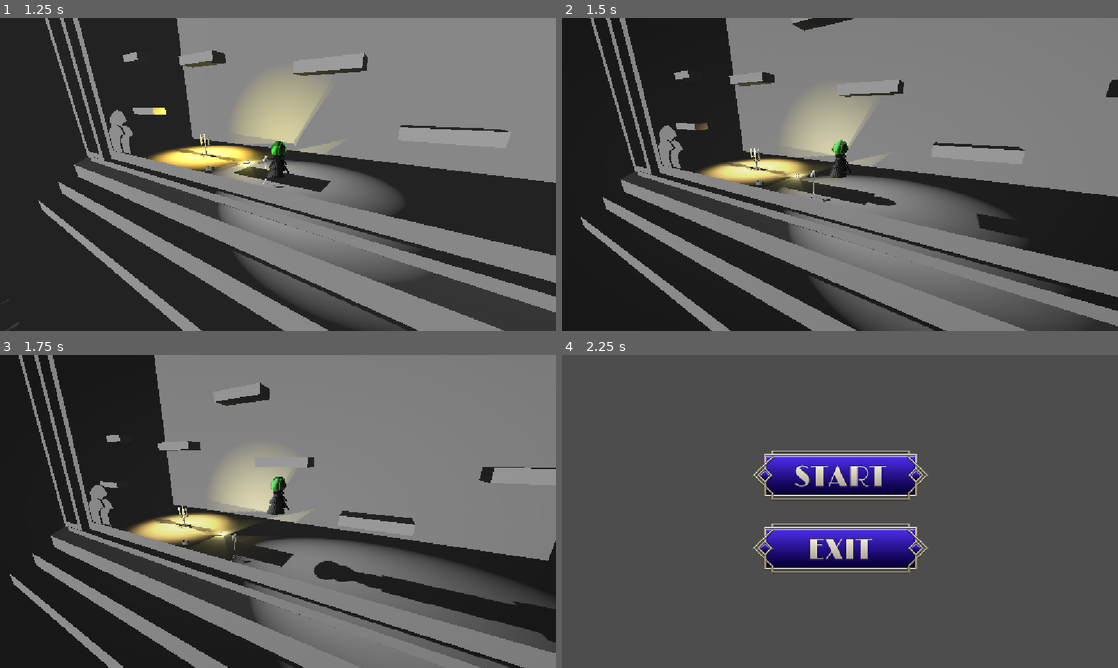
Above: before the commit, frames 1-4 (two rows, left to right).
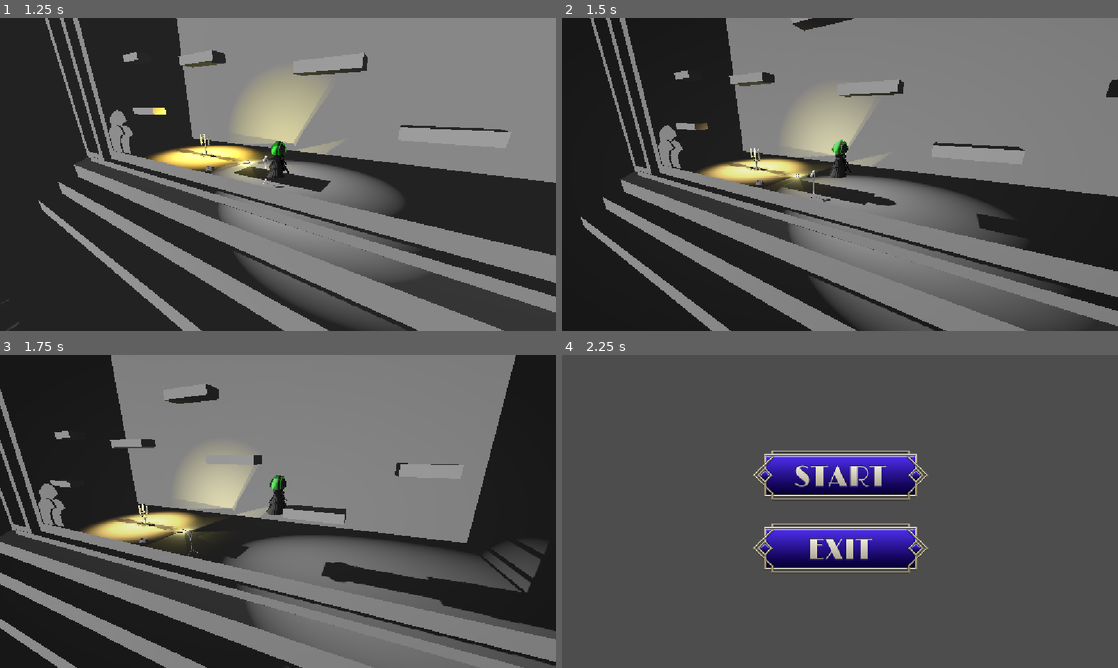
Above: after the commit, the same moments.

Repository: JoesRealAccount/ggj_2026
Game: Godot game, scene res://scenes/main_screen.tscn
Two runs of this game, one before a commit and one after it. Both use one fixed random seed, a clock stepped at 60 frames per second and the inputs below.
Inputs (mouse positions are in pixels of both pictures, inside the frame that each line leads up to):
- Up to frame 1 (1.25 s): click (278, 136) at 0.5 s
- Up to frame 2 (1.5 s): tap Enter (switch_mask) at 1.25 s; hold D (move_right) from 1.28 s (still down); tap W (jump) at 1.35 s
- Up to frame 3 (1.75 s): keep holding D (move_right); tap W (jump) at 1.52 s
- Up to frame 4 (2.25 s): tap W (jump) at 1.82 s; release D (move_right) at 2.03 s; hold Escape (back_to_menu) from 2.03 s (still down); tap Enter (switch_mask) at 2.1 s

Frames 1-2 are identical in both runs. In frame 3, 35% of the frame differs, in the area x 0-100%, y 0-100%; in frame 4, nothing differs.

Commit message:
player dash

Diff:
--- a/prefabs/player.gd
+++ b/prefabs/player.gd
@@ -10,8 +10,17 @@
 var jump_direction: JumpDirection = JumpDirection.NONE
 var jump_x_velocity: float = 0.0
 
-@export_range(1, 3, 1, "prefer_slider") var max_jump_count: int = 2
+@export_range(1, 3, 1, "prefer_slider") var max_jump_count: int = 1
 var current_jump_quota: int = 1
+@export_range(1.0, 10.0) var teleport_distance: float = 5.0
+var teleport_available: bool = false
+var last_input_dir: float = 0.0
+var is_teleporting: bool = false
+var teleport_start_pos: float = 0.0
+var teleport_target_pos: float = 0.0
+var teleport_progress: float = 0.0
+var teleport_distance_traveled: float = 0.0
+@export_range(0.1, 2.0) var teleport_duration: float = 0.3 # 300ms
 var target_rotation_y: float = -90.0 * (PI / 180.0) # Start facing right
 const ROTATION_SPEED: float = 10.0 # Speed of rotation interpolation
 
@@ -22,6 +31,36 @@
 
 
 func _physics_process(delta: float) -> void:
+	# Handle teleport animation
+	if is_teleporting:
+		teleport_progress += delta
+		var t = clamp(teleport_progress / teleport_duration, 0.0, 1.0)
+		# Use ease-out for smooth but fast feel
+		t = 1.0 - pow(1.0 - t, 3.0)
+
+		var new_x = lerp(teleport_start_pos, teleport_target_pos, t)
+		var move_delta = new_x - global_position.x
+
+		# Use test_move to check for collisions
+		var collision = move_and_collide(Vector3(move_delta, 0, 0), true)
+
+		if collision:
+			# Hit something, stop teleporting
+			is_teleporting = false
+			teleport_available = false
+		elif teleport_distance_traveled + abs(move_delta) >= teleport_distance:
+			# Reached target distance
+			var remaining = teleport_distance - teleport_distance_traveled
+			global_position.x += sign(move_delta) * remaining
+			is_teleporting = false
+		else:
+			# Continue moving
+			global_position.x = new_x
+			teleport_distance_traveled += abs(move_delta)
+
+		if teleport_progress >= teleport_duration:
+			is_teleporting = false
+
 	# Add the gravity.
 	if not is_on_floor():
 		velocity += get_gravity() * delta
@@ -36,25 +75,60 @@
 			velocity.y = JUMP_UP_VELOCITY
 			jump_direction = JumpDirection.NONE
 			jump_x_velocity = 0.0
+			teleport_available = true
+			last_input_dir = 0.0
 			if not is_zero_approx(input_dir):
 				jump_direction = JumpDirection.LEFT if input_dir < 0 else JumpDirection.RIGHT
 				jump_x_velocity = input_dir * SPEED
+				last_input_dir = input_dir
 		elif current_jump_quota <= max_jump_count:
 			current_jump_quota += 1
 			velocity.y = JUMP_UP_VELOCITY
 			jump_direction = JumpDirection.NONE
 			jump_x_velocity = 0.0
+			teleport_available = true
+			last_input_dir = 0.0
 			if not is_zero_approx(input_dir):
 				jump_direction = JumpDirection.LEFT if input_dir < 0 else JumpDirection.RIGHT
 				jump_x_velocity = input_dir * SPEED
+				last_input_dir = input_dir
 
 	if is_on_floor():
 		current_jump_quota = 1
+		teleport_available = false
+		last_input_dir = 0.0
+		is_teleporting = false
 		if input_dir:
 			velocity.x = input_dir * SPEED
 		else:
 			velocity.x = move_toward(velocity.x, 0, SPEED)
 	else:
+		# Handle air teleport
+		if teleport_available and not is_zero_approx(input_dir):
+			# Check if this is a second input (different from last or first input after no input)
+			var is_second_input = false
+			if is_zero_approx(last_input_dir):
+				# First input after being airborne with no input
+				if jump_direction != JumpDirection.NONE:
+					is_second_input = true
+			elif sign(input_dir) == sign(last_input_dir):
+				# Same direction pressed again
+				is_second_input = true
+
+			if is_second_input:
+				# Start teleport animation
+				var teleport_dir = sign(input_dir)
+				is_teleporting = true
+				teleport_start_pos = global_position.x
+				teleport_target_pos = global_position.x + teleport_dir * teleport_distance
+				teleport_progress = 0.0
+				teleport_distance_traveled = 0.0
+				teleport_available = false
+
+		# Track input for teleport detection
+		if not is_zero_approx(input_dir):
+			last_input_dir = input_dir
+
 		# If no direction was set on jump, allow one mid-air choice.
 		if jump_direction == JumpDirection.NONE and not is_zero_approx(input_dir):
 			jump_direction = JumpDirection.LEFT if input_dir < 0 else JumpDirection.RIGHT
--- a/scenes/main_level.tscn
+++ b/scenes/main_level.tscn
@@ -68,7 +68,6 @@
 
 [node name="Player" parent="." unique_id=449052630 instance=ExtResource("2_qmak7")]
 transform = Transform3D(1, 0, 0, 0, 1, 0, 0, 0, 1, 0, 0.35328162, 0)
-max_jump_count = 1
 
 [node name="Camera" parent="." unique_id=657267949 node_paths=PackedStringArray("lookAtTarget") instance=ExtResource("3_u2c82")]
 environment = null
@@ -347,7 +346,7 @@
 happiness_platform_timer = NodePath("HappynessPlatform")
 
 [node name="PathFollow3D" type="PathFollow3D" parent="ObstacleSpawner" unique_id=267598004]
-transform = Transform3D(0.5015005, 0.073943146, -0.8619917, 0, 0.99634093, 0.08546786, 0.86515737, -0.042862173, 0.49966547, 14.347708, 15.702793, -0.08273983)
+transform = Transform3D(0.5015004, 0.07394315, -0.86199176, 0, 0.99634093, 0.08546786, 0.8651574, -0.04286217, 0.4996654, 14.347708, 15.702793, -0.08273983)
 
 [node name="DepressionObstacle" type="Timer" parent="ObstacleSpawner" unique_id=1573706048]
 wait_time = 10.0
Not shown: 1 places in scenes/main_level.tscn that only renumber resources
